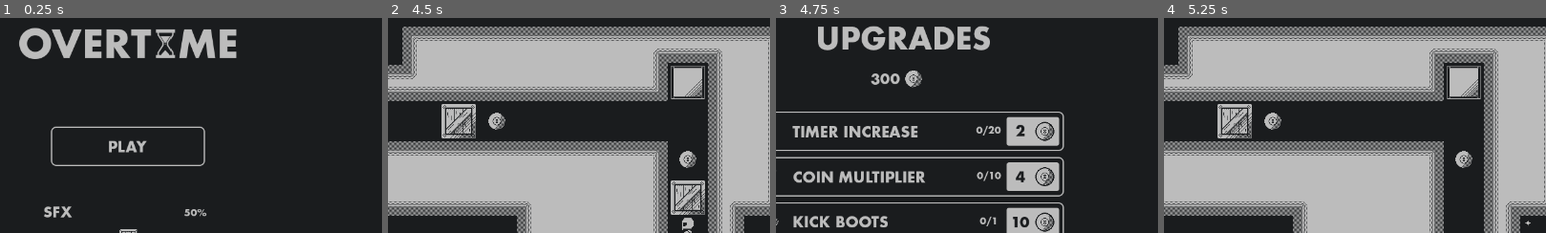
Above: before the commit, frames 1-4 (left to right).
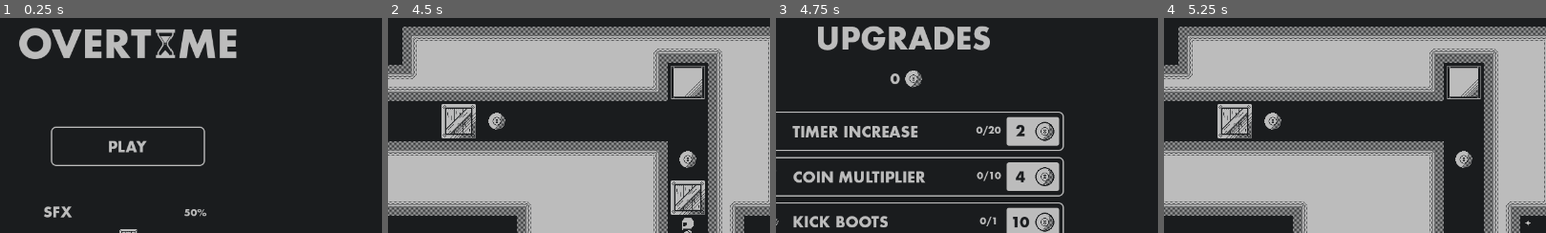
Above: after the commit, the same moments.

Repository: ParryTotato/1BitJam2025
Game: Godot game, scene res://Scenes/Main/main.tscn
Same seed, same stepped clock (60 frames per second), same inputs: the game is played once before the commit and once after it.
Inputs (mouse positions are % of the whole screen's width and height, from its top left):
- Up to frame 1 (0.25 s): no input
- Up to frame 2 (4.5 s): click (50, 37) at 0.5 s; tap Enter at 1.25 s; move the mouse to (72, 45) at 1.27 s; hold D (right) 1.28-2.03 s; tap 1 (magnet) at 1.35, 2.85, 4.35 s; move the mouse to (30, 55) at 2.02 s; hold S (down) 2.03-2.78 s; tap 2 (translocate) at 2.1, 3.6 s; move the mouse to (60, 28) at 2.77 s; hold D (right) 2.78-3.53 s; move the mouse to (45, 70) at 3.52 s; hold Up (ui_up) 3.53-4.28 s; move the mouse to (80, 65) at 4.27 s; hold A (left) from 4.28 s (still down)
- Up to frame 3 (4.75 s): keep holding A (left)
- Up to frame 4 (5.25 s): release A (left) at 5 s; click (61, 90) at 5 s
The pictures show only the part of the screen within x 33-83%, y 7-57%; the shares and areas given below are measured in that part.

Frames 1-2 are identical in both runs. In frame 3, 0.2% of the frame differs, in the area x 24-30%, y 25-32%; in frame 4, nothing differs.

Commit message:
reset coin count

Diff:
--- a/Scenes/UpgradeShop/Scripts/upgrade_shop.gd
+++ b/Scenes/UpgradeShop/Scripts/upgrade_shop.gd
@@ -1,7 +1,7 @@
 class_name UpgradeShop
 extends Control
 
-var coin_count: int = 300
+var coin_count: int = 0
 var coin_spent: int = 0
 var coin_multiplier: int = 0
 var coin_mult_per_upgrade_tier: int = 1
